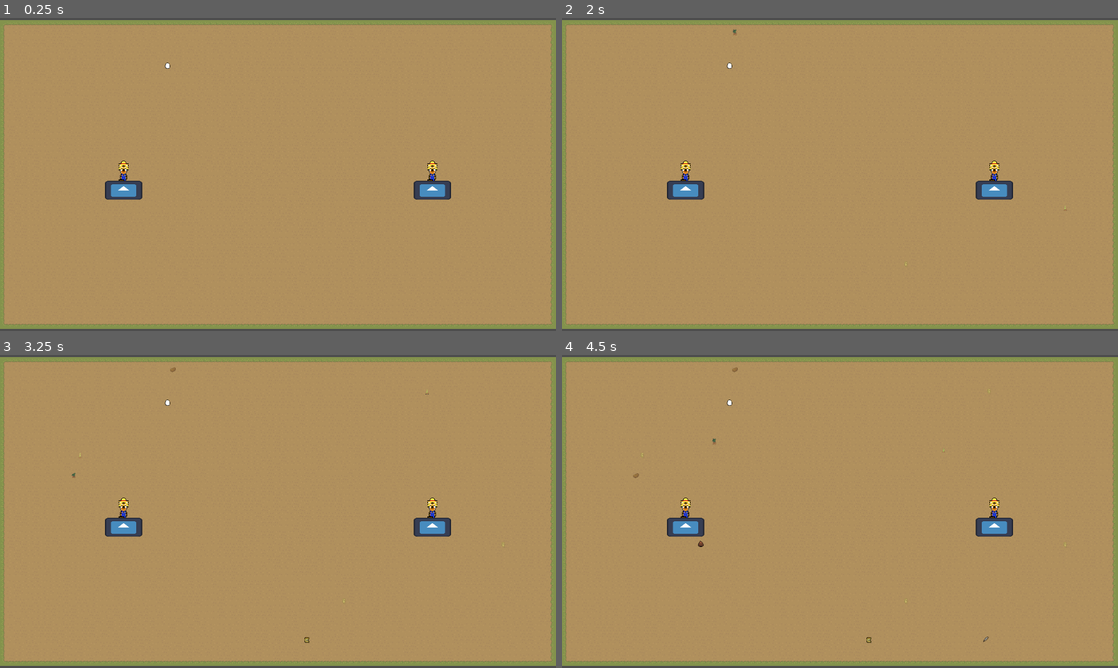
Above: before the commit, frames 1-4 (two rows, left to right).
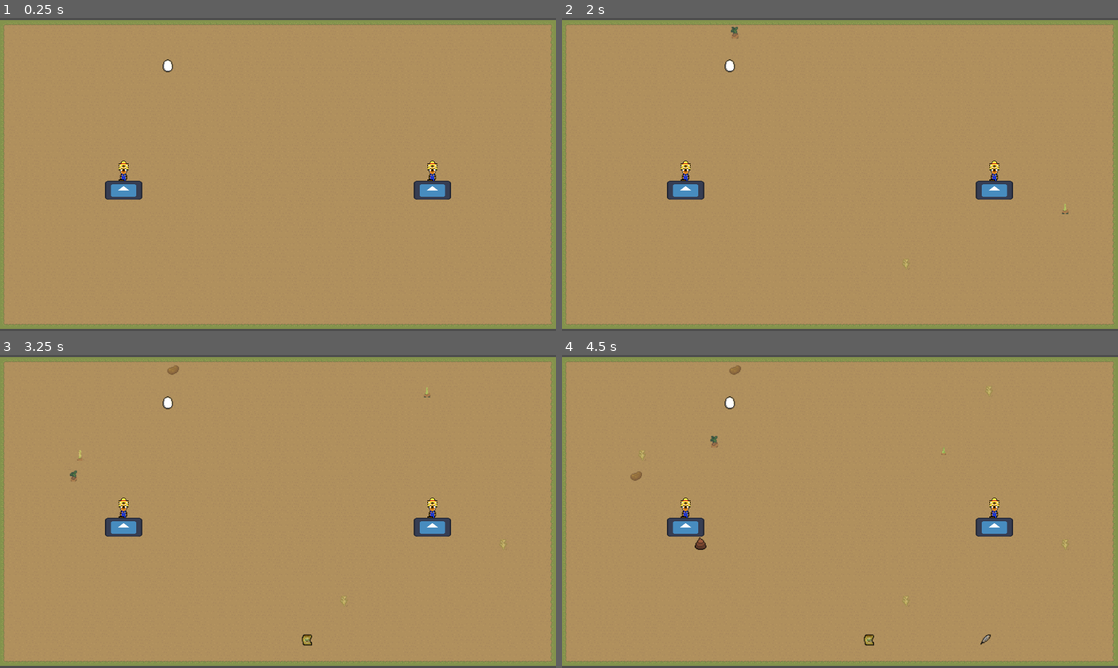
Above: after the commit, the same moments.

Repository: chwebb02/TigerHacks-2024
Game: Godot game, scene res://scenes/Main.tscn
Two runs of this game, one before a commit and one after it. Both use one fixed random seed, a clock stepped at 60 frames per second and the inputs below. The engine's default icon, where the game draws it, is replaced by a stand-in: a white triangle on a blue panel in a dark square.
Inputs:
- Up to frame 1 (0.25 s): no input
- Up to frame 2 (2 s): tap Enter at 0.5 s; tap Space at 1.25 s
- Up to frame 3 (3.25 s): tap Enter at 2 s; tap Space at 2.75 s
- Up to frame 4 (4.5 s): tap Enter at 4.25 s

The runs differ from the first frame. In frame 1, less than 0.1% of the frame differs, in the area x 29-32%, y 13-18%; in frame 2, 0.1%; in frame 3, 0.2%; in frame 4, 0.3%, in the area x 12-91%, y 3-93%.

Commit message:
Fixed print statements and scaling of entities

Diff:
--- a/scenes/Crop.tscn
+++ b/scenes/Crop.tscn
@@ -151,6 +151,7 @@
 [sub_resource type="CircleShape2D" id="CircleShape2D_vv5o4"]
 
 [node name="Crop" type="Area2D"]
+scale = Vector2(2, 2)
 collision_layer = 4
 collision_mask = 4
 script = ExtResource("1_7ulso")
--- a/scenes/Debuff.tscn
+++ b/scenes/Debuff.tscn
@@ -6,6 +6,7 @@
 [sub_resource type="CircleShape2D" id="CircleShape2D_5qf3k"]
 
 [node name="Debuff" type="Area2D"]
+scale = Vector2(2, 2)
 script = ExtResource("1_xp6pu")
 
 [node name="Sprite2D" type="Sprite2D" parent="."]
--- a/scenes/Power_Up.tscn
+++ b/scenes/Power_Up.tscn
@@ -6,6 +6,7 @@
 [sub_resource type="CircleShape2D" id="CircleShape2D_eylv0"]
 
 [node name="Power-Up" type="Area2D"]
+scale = Vector2(2, 2)
 script = ExtResource("1_mw3f4")
 
 [node name="Sprite2D" type="Sprite2D" parent="."]
--- /dev/null
+++ b/scenes/fence_tile_map_layer.tscn
@@ -0,0 +1,147 @@
+[gd_scene load_steps=3 format=3 uid="uid://bq0ahenpf5jx7"]
+
+[sub_resource type="TileSetAtlasSource" id="TileSetAtlasSource_4jefe"]
+texture_region_size = Vector2i(12, 12)
+0:0/0 = 0
+0:0/0/terrain_set = 0
+0:0/0/physics_layer_0/polygon_0/points = PackedVector2Array(-1.59099, -5.03814, -2.82843, -4.59619, -2.82843, 4.50781, -1.41421, 6, 1.32583, 6, 2.74004, 3.97748, 2.56326, -4.94975)
+1:0/0 = 0
+1:0/0/terrain_set = 0
+1:0/0/terrain = 0
+1:0/0/physics_layer_0/polygon_0/points = PackedVector2Array(-2.74004, -4.86136, -1.67938, -6, 1.59099, -6, 2.56326, -4.41942, 2.56326, -4.41942, 2.56326, -1.67938, 6, -0.972272, 6, 1.67938, 2.38649, 1.76777, 2.65165, 4.59619, 1.5026, 6, -1.67938, 6, -2.65165, 4.33103)
+1:0/0/terrains_peering_bit/right_side = 0
+2:0/0 = 0
+2:0/0/terrain_set = 0
+2:0/0/terrain = 0
+2:0/0/physics_layer_0/polygon_0/points = PackedVector2Array(-2.74004, -4.59619, -1.5026, -6, 1.67938, -6, 2.47487, -4.50781, 2.47487, -4.50781, 2.56326, -1.76777, 6, -1.5026, 6, 2.2981, 2.56326, 2.2981, 2.47487, 4.41942, 1.41421, 6, -1.76777, 6, -2.56326, 4.50781, -2.56326, 2.2981, -6, 1.94454, -6, -1.23744, -2.56326, -1.67938)
+2:0/0/terrains_peering_bit/right_side = 0
+2:0/0/terrains_peering_bit/left_side = 0
+3:0/0 = 0
+3:0/0/terrain_set = 0
+3:0/0/terrain = 0
+3:0/0/physics_layer_0/polygon_0/points = PackedVector2Array(-2.74004, -4.86136, -1.41421, -6, 1.67938, -6, 2.74004, -4.59619, 2.38649, 4.59619, 1.06066, 6, -1.59099, 6, -2.74004, 4.50781, -2.56326, 2.38649, -6, 2.12132, -6, -0.972272, -2.56326, -1.06066)
+3:0/0/terrains_peering_bit/left_side = 0
+4:0/0 = 0
+4:0/0/terrain_set = 0
+4:0/0/terrain = 0
+4:0/0/physics_layer_0/polygon_0/points = PackedVector2Array(-2.91682, -4.68458, -1.76777, -6, 1.67938, -6, 2.65165, -4.41942, 2.38649, -1.5026, 6, -1.41421, 6, 1.94454, 2.91682, 1.76777, 2.82843, 4.68458, 1.76777, 6, -1.85615, 6, -2.82843, 4.77297)
+4:0/0/terrains_peering_bit/right_side = 0
+4:0/0/terrains_peering_bit/bottom_side = 0
+5:0/0 = 0
+5:0/0/terrain_set = 0
+5:0/0/terrain = 0
+5:0/0/physics_layer_0/polygon_0/points = PackedVector2Array(-6, -0.972272, -6, 1.59099, -3.18198, 1.94454, -3.0052, 4.86136, -1.94454, 6, 1.76777, 6, 2.74004, 4.94975, 2.91682, 1.85616, 6, 1.85616, 6, -1.14905, 2.82843, -1.14905, 3.0052, -5.03814, 1.94454, -6, -1.85615, -6, -3.0052, -5.12652, -2.82843, -0.883884)
+5:0/0/terrains_peering_bit/right_side = 0
+5:0/0/terrains_peering_bit/bottom_side = 0
+5:0/0/terrains_peering_bit/left_side = 0
+0:1/0 = 0
+0:1/0/terrain_set = 0
+0:1/0/physics_layer_0/polygon_0/points = PackedVector2Array(-3.0052, -4.59619, -2, -6, 2.125, -6, 2.875, -4.875, 4.375, -4, 6, -4.25, 6, 3.75, 2.875, 3.625, 1.75, 6, -2.125, 6, -3, 4.375)
+1:1/0 = 0
+1:1/0/terrain_set = 0
+1:1/0/physics_layer_0/polygon_0/points = PackedVector2Array(-5.03814, -4.15425, 6.71751, -4.33103, 6, 3.88909, -6, 3.88909, -6, -4.24264)
+2:1/0 = 0
+2:1/0/terrain_set = 0
+2:1/0/physics_layer_0/polygon_0/points = PackedVector2Array(-2.875, -5, -1.875, -6, 1.625, -6, 2.625, -4.875, 2.75, 4.5, 1.625, 6, -1.75, 6, -2.625, 4.75, -6, 3.625, -6, -4.125)
+3:1/0 = 0
+3:1/0/terrain_set = 0
+4:1/0 = 0
+4:1/0/terrain_set = 0
+5:1/0 = 0
+5:1/0/terrain_set = 0
+5:1/0/terrain = 0
+5:1/0/physics_layer_0/polygon_0/points = PackedVector2Array(-2.91682, -4.94975, -2, -6, 1.75, -6, 2.625, -4.875, 2.625, 4.25, 1.5, 6, -2, 6, -3, 4.625)
+5:1/0/terrains_peering_bit/bottom_side = 0
+5:1/0/terrains_peering_bit/top_side = 0
+0:2/0 = 0
+0:2/0/physics_layer_0/polygon_0/points = PackedVector2Array(-3.09359, -4.94975, -2.25, -6, 1.625, -6, 6, -2.125, 6, 6, 3.25, 4, 1.75, 6, -1.875, 6, -3.25, 4.625)
+1:2/0 = 0
+2:2/0 = 0
+2:2/0/physics_layer_0/polygon_0/points = PackedVector2Array(-6, -2.125, -2.125, -6, 2, -6, 2.625, -4.75, 2.875, 4.75, 1.625, 6, -2, 6, -6, 6)
+3:2/0 = 0
+3:2/0/physics_layer_0/polygon_0/points = PackedVector2Array(-6, -0.972272, -2.91682, -0.972272, -3.09359, -5.03814, -2, -6, 1.875, -6, 6, -2.25, 6, 6, -2, 6, -3, 4.875, -3, 1.875, -6, 1.625)
+4:2/0 = 0
+4:2/0/terrain_set = 0
+4:2/0/terrain = 0
+4:2/0/physics_layer_0/polygon_0/points = PackedVector2Array(-6, 6, 1.67938, 6, 2.91682, 4.68458, 3.09359, 1.85616, 6, 1.85616, 6, -0.883883, 2.91682, -1.06066, 2.82843, -5.12652, 1.85616, -6, -2.125, -6, -6, -2.125)
+4:2/0/terrains_peering_bit/right_side = 0
+4:2/0/terrains_peering_bit/top_side = 0
+5:2/0 = 0
+5:2/0/terrain_set = 0
+5:2/0/terrain = 0
+5:2/0/physics_layer_0/polygon_0/points = PackedVector2Array(-6, -1.06066, -3.0052, -1.14905, -3.0052, -5.21491, -2, -6, 2, -6, 6, -2, 6, 6, -2, 6, -3.125, 4.625, -3.125, 1.75, -6, 1.75)
+5:2/0/terrains_peering_bit/left_side = 0
+5:2/0/terrains_peering_bit/top_side = 0
+0:3/0 = 0
+1:3/0 = 0
+2:3/0 = 0
+3:3/0 = 0
+4:3/0 = 0
+4:3/0/terrain_set = 0
+5:3/0 = 0
+5:3/0/terrain_set = 0
+0:4/0 = 0
+1:4/0 = 0
+2:4/0 = 0
+3:4/0 = 0
+4:4/0 = 0
+5:4/0 = 0
+0:5/0 = 0
+1:5/0 = 0
+2:5/0 = 0
+3:5/0 = 0
+4:5/0 = 0
+6:0/0 = 0
+6:0/0/terrain_set = 0
+6:0/0/terrain = 0
+6:0/0/physics_layer_0/polygon_0/points = PackedVector2Array(-3.25, -1.375, -6, -1.375, -6, 1.625, -2.875, 1.875, -1.75, 6, 1.5, 6, 2.5, 4.5, 2.625, -5, 1.375, -6, -2.125, -6, -3.25, -5)
+6:0/0/terrains_peering_bit/bottom_side = 0
+6:0/0/terrains_peering_bit/left_side = 0
+7:0/0 = 0
+7:0/0/physics_layer_0/polygon_0/points = PackedVector2Array(-2.82843, -4.59619, -1.625, -6, 1.75, -6, 2.75, -4.875, 2.875, 4.5, 1.5, 6, -1.875, 6, -2.875, 4.75)
+7:1/0 = 0
+7:1/0/terrain_set = 0
+7:1/0/physics_layer_0/polygon_0/points = PackedVector2Array(-1.375, -6, 0.75, -6, 0.75, 6, -0.875, 6)
+7:2/0 = 0
+7:2/0/terrain_set = 0
+7:3/0 = 0
+7:3/0/terrain_set = 0
+7:4/0 = 0
+7:5/0 = 0
+6:6/0 = 0
+6:5/0 = 0
+5:5/0 = 0
+6:4/0 = 0
+6:3/0 = 0
+6:2/0 = 0
+6:2/0/terrain_set = 0
+6:2/0/physics_layer_0/polygon_0/points = PackedVector2Array(-6, -2.125, -2.125, -6, 1.5, -6, 2.875, -4.875, 2.625, 4.625, 1.625, 6, -2.125, 6, -6, 6)
+6:1/0 = 0
+5:6/0 = 0
+4:6/0 = 0
+1:6/0 = 0
+0:6/0 = 0
+2:6/0 = 0
+3:6/0 = 0
+0:7/0 = 0
+1:7/0 = 0
+2:7/0 = 0
+3:7/0 = 0
+4:7/0 = 0
+5:7/0 = 0
+6:7/0 = 0
+7:7/0 = 0
+7:6/0 = 0
+
+[sub_resource type="TileSet" id="TileSet_nwyg7"]
+tile_size = Vector2i(12, 12)
+physics_layer_0/collision_layer = 1
+physics_layer_0/collision_mask = 2
+terrain_set_0/mode = 0
+terrain_set_0/terrain_0/name = "Terrain 0"
+terrain_set_0/terrain_0/color = Color(0.738704, 0.643401, 0.234547, 1)
+sources/0 = SubResource("TileSetAtlasSource_4jefe")
+
+[node name="FenceTileMapLayer" type="TileMapLayer"]
+scale = Vector2(1.333, 1.333)
+tile_set = SubResource("TileSet_nwyg7")
--- a/scripts/crop_spawner.gd
+++ b/scripts/crop_spawner.gd
@@ -16,7 +16,6 @@
 func spawn_crop():
 	var val = randi_range(0, 100)
 	var crop_type = "wheat"
-	print(val)
 	if 0 <= val and val < crop_rate["tomato"]:
 		crop_type = "tomato"
 	elif crop_rate["tomato"] <= val and val < crop_rate["tomato"] + crop_rate["potato"]:
Not shown: 1 places in scenes/Fence.tscn that only renumber resources
